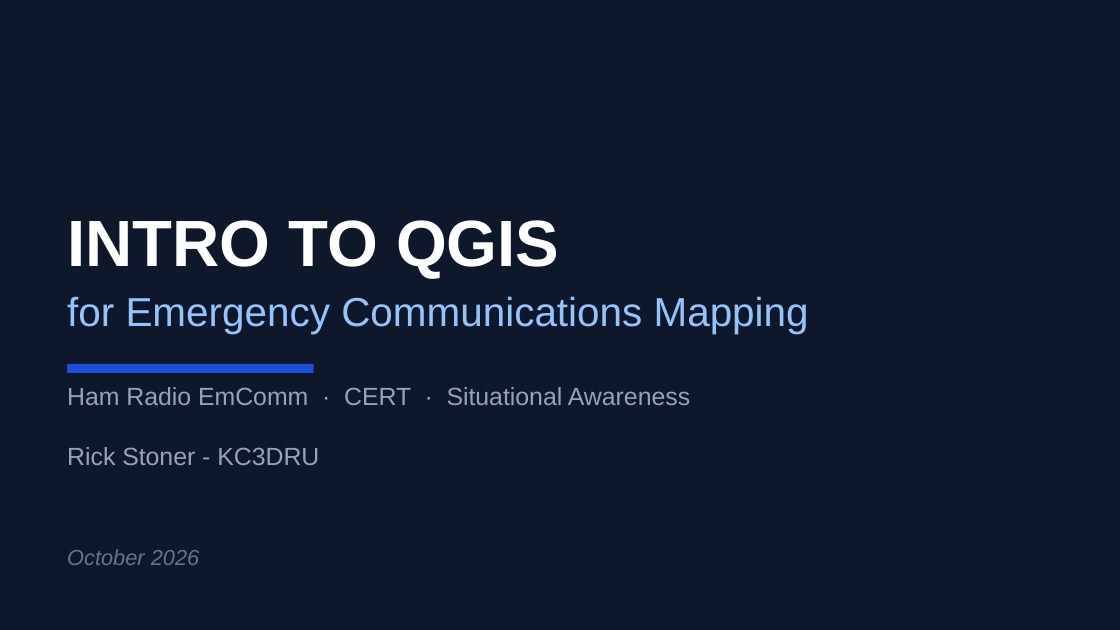
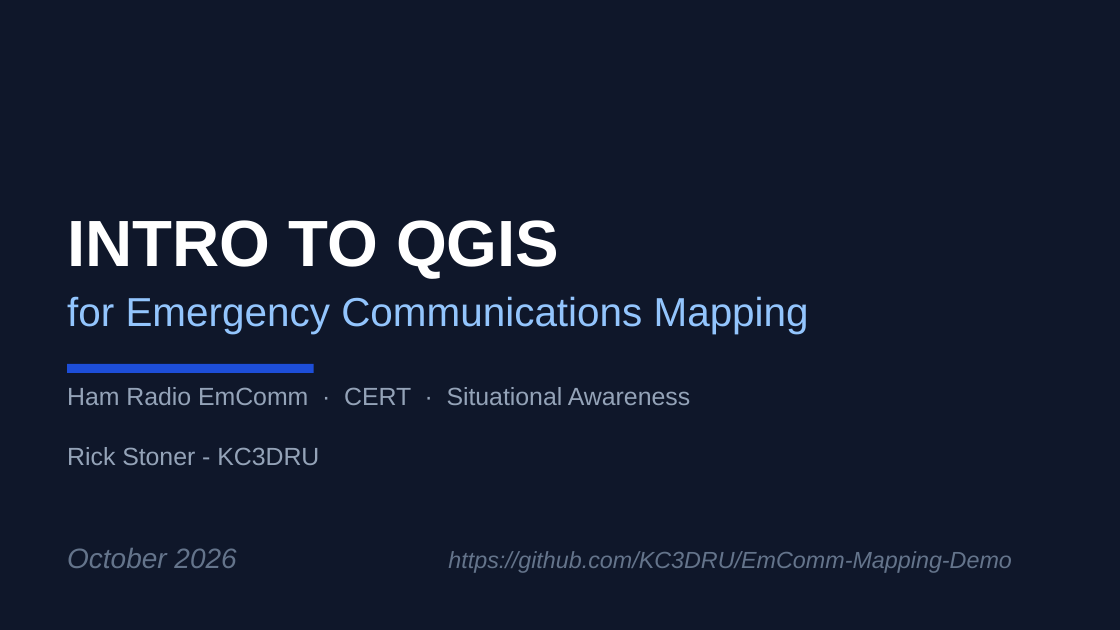
Before and after one commit to KC3DRU/EmComm-Mapping-Demo, a slide deck: slide 1 of QGIS_EmComm_Mapping_Intro_v2.odp. Drawn at 1120x630 pixels with LibreOffice and Linux fonts; fonts in the diff are those of the drawing. Boxes give left, top, right and bottom in pixels: in the first picture for what was removed or moved away, otherwise in the second. Text is boxed around its words. In the diff, an @@ line names an element or a change of style, - is before the commit and + after.

```diff
--- a/QGIS_EmComm_Mapping_Intro_v2.odp
+++ b/QGIS_EmComm_Mapping_Intro_v2.odp
@@ text at box(67, 548, 1012, 573): text changed; size 14 to 15 pt @@
-October 2026
+October 2026 https://github.com/KC3DRU/EmComm-Mapping-Demo
```
Also in this commit, not shown: 3 other slides changed, 6 other files.
